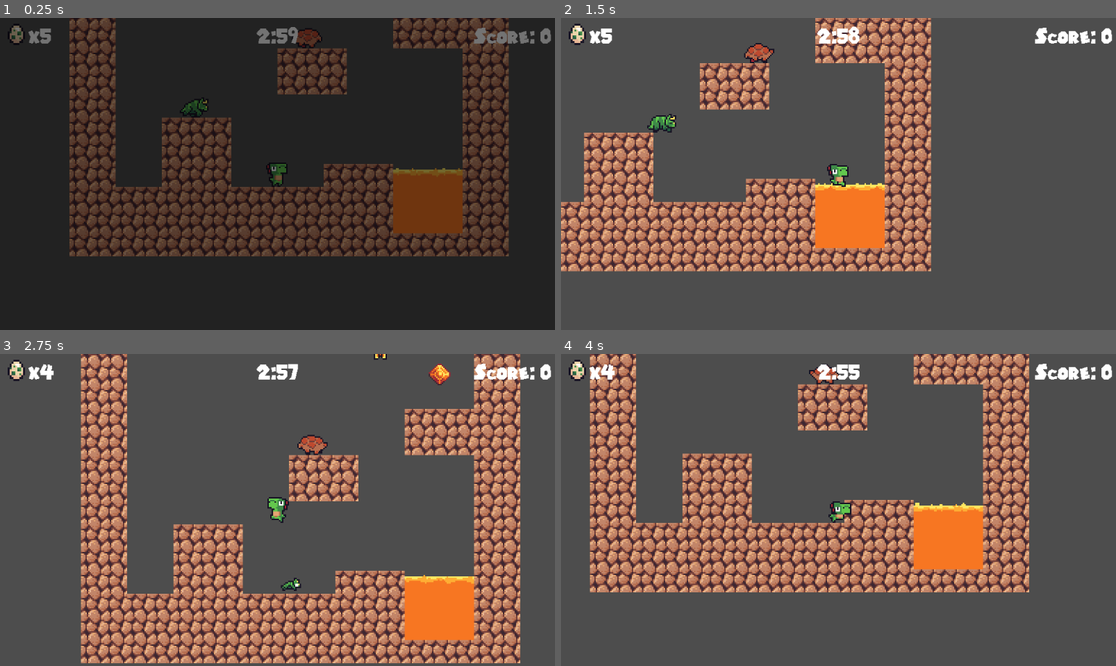
Above: before the commit, frames 1-4 (two rows, left to right).
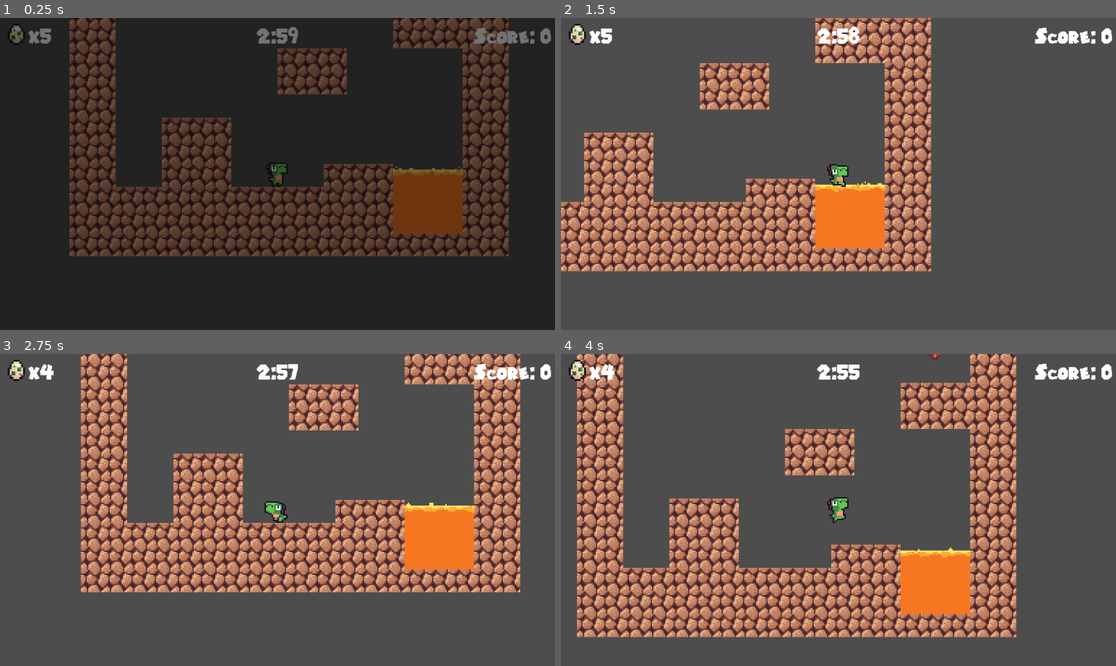
Above: after the commit, the same moments.

Repository: EcoLaec/Dino-Game
Game: Godot game, scene res://Scenes/Levels/level0.tscn
Two runs of this game, one before a commit and one after it. Both use one fixed random seed, a clock stepped at 60 frames per second and the inputs below.
Inputs:
- Up to frame 1 (0.25 s): no input
- Up to frame 2 (1.5 s): hold Shift (Sprint) 0.53-1.28 s; hold Right (Right) from 0.53 s (still down); tap Space (Jump) at 0.77 s; tap Shift (Sprint) at 1.35 s
- Up to frame 3 (2.75 s): tap Space (Jump) at 1.52 s; release Right (Right) at 2.03 s; hold A (Left) from 2.03 s (still down); hold Shift (Sprint) from 2.03 s (still down)
- Up to frame 4 (4 s): release A (Left) at 2.78 s; release Shift (Sprint) at 2.78 s; hold Right (Right) from 2.78 s (still down); tap Shift (Sprint) at 2.85 s; tap Space (Jump) at 3.02, 3.77 s; hold Shift (Sprint) from 3.53 s (still down)

The runs differ from the first frame. In frame 1, 0.4% of the frame differs, in the area x 32-84%, y 3-51%; in frame 2, 0.5%; in frame 3, 49%, in the area x 14-94%, y 0-100%; in frame 4, 45%.

Commit message:
Added Para and Pickups

Diff:
--- /dev/null
+++ b/Scenes/Enemies/para.tscn
@@ -0,0 +1,168 @@
+[gd_scene load_steps=25 format=3 uid="uid://n6pl7k3iehbp"]
+
+[ext_resource type="PackedScene" uid="uid://duymyarr3tiiu" path="res://Scenes/Enemies/enemy.tscn" id="1_80rvl"]
+[ext_resource type="Texture2D" uid="uid://dcwe80ej00t87" path="res://Textures/Enemies/Para Die.png" id="2_cbxcy"]
+[ext_resource type="Texture2D" uid="uid://cwuvjdg0kghgs" path="res://Textures/Enemies/Para Walk.png" id="3_d7ttd"]
+
+[sub_resource type="AtlasTexture" id="AtlasTexture_mynqq"]
+atlas = ExtResource("2_cbxcy")
+region = Rect2(0, 0, 24, 24)
+
+[sub_resource type="AtlasTexture" id="AtlasTexture_8yskw"]
+atlas = ExtResource("2_cbxcy")
+region = Rect2(24, 0, 24, 24)
+
+[sub_resource type="AtlasTexture" id="AtlasTexture_dgmm4"]
+atlas = ExtResource("2_cbxcy")
+region = Rect2(48, 0, 24, 24)
+
+[sub_resource type="AtlasTexture" id="AtlasTexture_kpikg"]
+atlas = ExtResource("2_cbxcy")
+region = Rect2(72, 0, 24, 24)
+
+[sub_resource type="AtlasTexture" id="AtlasTexture_w8iv3"]
+atlas = ExtResource("2_cbxcy")
+region = Rect2(96, 0, 24, 24)
+
+[sub_resource type="AtlasTexture" id="AtlasTexture_f4gyn"]
+atlas = ExtResource("2_cbxcy")
+region = Rect2(120, 0, 24, 24)
+
+[sub_resource type="AtlasTexture" id="AtlasTexture_tdaim"]
+atlas = ExtResource("2_cbxcy")
+region = Rect2(144, 0, 24, 24)
+
+[sub_resource type="AtlasTexture" id="AtlasTexture_5w2w7"]
+atlas = ExtResource("2_cbxcy")
+region = Rect2(168, 0, 24, 24)
+
+[sub_resource type="AtlasTexture" id="AtlasTexture_1jp4x"]
+atlas = ExtResource("2_cbxcy")
+region = Rect2(192, 0, 24, 24)
+
+[sub_resource type="AtlasTexture" id="AtlasTexture_24wxl"]
+atlas = ExtResource("2_cbxcy")
+region = Rect2(216, 0, 24, 24)
+
+[sub_resource type="AtlasTexture" id="AtlasTexture_2pwyh"]
+atlas = ExtResource("3_d7ttd")
+region = Rect2(0, 0, 24, 24)
+
+[sub_resource type="AtlasTexture" id="AtlasTexture_pf3ow"]
+atlas = ExtResource("3_d7ttd")
+region = Rect2(24, 0, 24, 24)
+
+[sub_resource type="AtlasTexture" id="AtlasTexture_75ctd"]
+atlas = ExtResource("3_d7ttd")
+region = Rect2(48, 0, 24, 24)
+
+[sub_resource type="AtlasTexture" id="AtlasTexture_2tdme"]
+atlas = ExtResource("3_d7ttd")
+region = Rect2(72, 0, 24, 24)
+
+[sub_resource type="AtlasTexture" id="AtlasTexture_0bmlm"]
+atlas = ExtResource("3_d7ttd")
+region = Rect2(96, 0, 24, 24)
+
+[sub_resource type="AtlasTexture" id="AtlasTexture_h5bi1"]
+atlas = ExtResource("3_d7ttd")
+region = Rect2(120, 0, 24, 24)
+
+[sub_resource type="AtlasTexture" id="AtlasTexture_nv6cm"]
+atlas = ExtResource("3_d7ttd")
+region = Rect2(144, 0, 24, 24)
+
+[sub_resource type="AtlasTexture" id="AtlasTexture_tc0ed"]
+atlas = ExtResource("3_d7ttd")
+region = Rect2(168, 0, 24, 24)
+
+[sub_resource type="SpriteFrames" id="SpriteFrames_a3nsp"]
+animations = [{
+"frames": [{
+"duration": 1.0,
+"texture": SubResource("AtlasTexture_mynqq")
+}, {
+"duration": 1.0,
+"texture": SubResource("AtlasTexture_8yskw")
+}, {
+"duration": 1.0,
+"texture": SubResource("AtlasTexture_dgmm4")
+}, {
+"duration": 1.0,
+"texture": SubResource("AtlasTexture_kpikg")
+}, {
+"duration": 1.0,
+"texture": SubResource("AtlasTexture_w8iv3")
+}, {
+"duration": 1.0,
+"texture": SubResource("AtlasTexture_f4gyn")
+}, {
+"duration": 1.0,
+"texture": SubResource("AtlasTexture_tdaim")
+}, {
+"duration": 1.0,
+"texture": SubResource("AtlasTexture_5w2w7")
+}, {
+"duration": 1.0,
+"texture": SubResource("AtlasTexture_1jp4x")
+}, {
+"duration": 1.0,
+"texture": SubResource("AtlasTexture_24wxl")
+}],
+"loop": false,
+"name": &"death",
+"speed": 12.0
+}, {
+"frames": [{
+"duration": 1.0,
+"texture": SubResource("AtlasTexture_2pwyh")
+}, {
+"duration": 1.0,
+"texture": SubResource("AtlasTexture_pf3ow")
+}, {
+"duration": 1.0,
+"texture": SubResource("AtlasTexture_75ctd")
+}, {
+"duration": 1.0,
+"texture": SubResource("AtlasTexture_2tdme")
+}, {
+"duration": 1.0,
+"texture": SubResource("AtlasTexture_0bmlm")
+}, {
+"duration": 1.0,
+"texture": SubResource("AtlasTexture_h5bi1")
+}, {
+"duration": 1.0,
+"texture": SubResource("AtlasTexture_nv6cm")
+}, {
+"duration": 1.0,
+"texture": SubResource("AtlasTexture_tc0ed")
+}],
+"loop": true,
+"name": &"move",
+"speed": 6.0
+}]
+
+[sub_resource type="RectangleShape2D" id="RectangleShape2D_suw0i"]
+size = Vector2(20, 15)
+
+[sub_resource type="RectangleShape2D" id="RectangleShape2D_b5squ"]
+size = Vector2(4, 4)
+
+[node name="Para" instance=ExtResource("1_80rvl")]
+speed = 20.0
+
+[node name="AnimatedSprite2D" parent="." index="0"]
+sprite_frames = SubResource("SpriteFrames_a3nsp")
+animation = &"move"
+autoplay = "move"
+frame = 1
+frame_progress = 0.701527
+
+[node name="CollisionShape2D" parent="." index="1"]
+position = Vector2(0, 1.5)
+shape = SubResource("RectangleShape2D_suw0i")
+
+[node name="CollisionShape2D" parent="EdgeDetector" index="0"]
+position = Vector2(8, 11)
+shape = SubResource("RectangleShape2D_b5squ")
--- a/Scenes/Levels/level0.tscn
+++ b/Scenes/Levels/level0.tscn
@@ -1,10 +1,7 @@
-[gd_scene load_steps=7 format=3 uid="uid://cixu4p8fh3t5e"]
+[gd_scene load_steps=4 format=3 uid="uid://cixu4p8fh3t5e"]
 
 [ext_resource type="PackedScene" uid="uid://c4r18ti01e1b4" path="res://Scenes/Levels/world.tscn" id="1_tq3g6"]
 [ext_resource type="PackedScene" uid="uid://b2js8fp0tklxr" path="res://Scenes/Levels/level1.tscn" id="2_1snw7"]
-[ext_resource type="PackedScene" uid="uid://7at2mbjbdsnb" path="res://Scenes/Enemies/trike.tscn" id="3_85tdt"]
-[ext_resource type="PackedScene" uid="uid://cnh6ddwhlbey3" path="res://Scenes/Enemies/ptero.tscn" id="3_vw6f4"]
-[ext_resource type="PackedScene" uid="uid://cwlcpsqwjccsd" path="res://Scenes/Enemies/anklyo.tscn" id="5_1cm6w"]
 
 [sub_resource type="RectangleShape2D" id="RectangleShape2D_4dep2"]
 size = Vector2(768, 32)
@@ -24,12 +21,3 @@
 
 [node name="Amber" parent="." index="4"]
 position = Vector2(104, -136)
-
-[node name="Trike" parent="." index="7" instance=ExtResource("3_85tdt")]
-position = Vector2(-64, -48)
-
-[node name="Ptero" parent="." index="8" instance=ExtResource("3_vw6f4")]
-position = Vector2(40, -152)
-
-[node name="Enemy" parent="." index="9" instance=ExtResource("5_1cm6w")]
-position = Vector2(16, -96)
--- /dev/null
+++ b/Scenes/Pickups/jade.tscn
@@ -0,0 +1,74 @@
+[gd_scene load_steps=12 format=3 uid="uid://clccxl6duttvy"]
+
+[ext_resource type="PackedScene" uid="uid://b3aoivp5rri5u" path="res://Scenes/Pickups/pickup.tscn" id="1_6kgho"]
+[ext_resource type="Texture2D" uid="uid://dyuj5ut3eaypl" path="res://Textures/Pickups/Jade.png" id="2_v53xl"]
+
+[sub_resource type="CircleShape2D" id="CircleShape2D_1foao"]
+radius = 6.0
+
+[sub_resource type="AtlasTexture" id="AtlasTexture_51qcg"]
+atlas = ExtResource("2_v53xl")
+region = Rect2(0, 0, 9, 9)
+
+[sub_resource type="AtlasTexture" id="AtlasTexture_qup0c"]
+atlas = ExtResource("2_v53xl")
+region = Rect2(9, 0, 9, 9)
+
+[sub_resource type="AtlasTexture" id="AtlasTexture_csfvn"]
+atlas = ExtResource("2_v53xl")
+region = Rect2(18, 0, 9, 9)
+
+[sub_resource type="AtlasTexture" id="AtlasTexture_804pa"]
+atlas = ExtResource("2_v53xl")
+region = Rect2(27, 0, 9, 9)
+
+[sub_resource type="AtlasTexture" id="AtlasTexture_v4dd0"]
+atlas = ExtResource("2_v53xl")
+region = Rect2(36, 0, 9, 9)
+
+[sub_resource type="AtlasTexture" id="AtlasTexture_y7830"]
+atlas = ExtResource("2_v53xl")
+region = Rect2(45, 0, 9, 9)
+
+[sub_resource type="AtlasTexture" id="AtlasTexture_t2fhg"]
+atlas = ExtResource("2_v53xl")
+region = Rect2(54, 0, 9, 9)
+
+[sub_resource type="SpriteFrames" id="SpriteFrames_d3wx4"]
+animations = [{
+"frames": [{
+"duration": 50.0,
+"texture": SubResource("AtlasTexture_51qcg")
+}, {
+"duration": 1.0,
+"texture": SubResource("AtlasTexture_qup0c")
+}, {
+"duration": 1.0,
+"texture": SubResource("AtlasTexture_csfvn")
+}, {
+"duration": 1.0,
+"texture": SubResource("AtlasTexture_804pa")
+}, {
+"duration": 1.0,
+"texture": SubResource("AtlasTexture_v4dd0")
+}, {
+"duration": 1.0,
+"texture": SubResource("AtlasTexture_y7830")
+}, {
+"duration": 1.0,
+"texture": SubResource("AtlasTexture_t2fhg")
+}],
+"loop": true,
+"name": &"default",
+"speed": 12.0
+}]
+
+[node name="Jade" instance=ExtResource("1_6kgho")]
+
+[node name="CollisionShape2D" parent="." index="0"]
+shape = SubResource("CircleShape2D_1foao")
+
+[node name="AnimatedSprite2D" parent="." index="1"]
+sprite_frames = SubResource("SpriteFrames_d3wx4")
+autoplay = "default"
+frame_progress = 0.0179838
--- /dev/null
+++ b/Scenes/Pickups/pearl.tscn
@@ -0,0 +1,75 @@
+[gd_scene load_steps=12 format=3 uid="uid://cpjtge3gh8ynl"]
+
+[ext_resource type="PackedScene" uid="uid://b3aoivp5rri5u" path="res://Scenes/Pickups/pickup.tscn" id="1_fgwhf"]
+[ext_resource type="Texture2D" uid="uid://bgh3d8hc8qt4b" path="res://Textures/Pickups/Pearl.png" id="2_pay0a"]
+
+[sub_resource type="CircleShape2D" id="CircleShape2D_mtlo5"]
+radius = 6.08276
+
+[sub_resource type="AtlasTexture" id="AtlasTexture_37jwp"]
+atlas = ExtResource("2_pay0a")
+region = Rect2(0, 0, 11, 11)
+
+[sub_resource type="AtlasTexture" id="AtlasTexture_g1ebo"]
+atlas = ExtResource("2_pay0a")
+region = Rect2(11, 0, 11, 11)
+
+[sub_resource type="AtlasTexture" id="AtlasTexture_imapg"]
+atlas = ExtResource("2_pay0a")
+region = Rect2(22, 0, 11, 11)
+
+[sub_resource type="AtlasTexture" id="AtlasTexture_36ge3"]
+atlas = ExtResource("2_pay0a")
+region = Rect2(33, 0, 11, 11)
+
+[sub_resource type="AtlasTexture" id="AtlasTexture_728wb"]
+atlas = ExtResource("2_pay0a")
+region = Rect2(44, 0, 11, 11)
+
+[sub_resource type="AtlasTexture" id="AtlasTexture_el8ga"]
+atlas = ExtResource("2_pay0a")
+region = Rect2(55, 0, 11, 11)
+
+[sub_resource type="AtlasTexture" id="AtlasTexture_dj60t"]
+atlas = ExtResource("2_pay0a")
+region = Rect2(66, 0, 11, 11)
+
+[sub_resource type="SpriteFrames" id="SpriteFrames_3kp2k"]
+animations = [{
+"frames": [{
+"duration": 40.0,
+"texture": SubResource("AtlasTexture_37jwp")
+}, {
+"duration": 1.0,
+"texture": SubResource("AtlasTexture_g1ebo")
+}, {
+"duration": 1.0,
+"texture": SubResource("AtlasTexture_imapg")
+}, {
+"duration": 1.0,
+"texture": SubResource("AtlasTexture_36ge3")
+}, {
+"duration": 1.0,
+"texture": SubResource("AtlasTexture_728wb")
+}, {
+"duration": 1.0,
+"texture": SubResource("AtlasTexture_el8ga")
+}, {
+"duration": 1.0,
+"texture": SubResource("AtlasTexture_dj60t")
+}],
+"loop": true,
+"name": &"default",
+"speed": 12.0
+}]
+
+[node name="Pearl" instance=ExtResource("1_fgwhf")]
+points = 500
+
+[node name="CollisionShape2D" parent="." index="0"]
+shape = SubResource("CircleShape2D_mtlo5")
+
+[node name="AnimatedSprite2D" parent="." index="1"]
+sprite_frames = SubResource("SpriteFrames_3kp2k")
+autoplay = "default"
+frame_progress = 0.60841
--- a/Scripts/Enemy.gd
+++ b/Scripts/Enemy.gd
@@ -29,7 +29,11 @@
 	sprite.stop()
 	sprite.play("death")
 	await sprite.animation_finished
-	queue_free()
+	if invincible:
+		is_moving = true
+		sprite.play("move")
+	else:
+		queue_free()
 
 func disable_collision():
 	shape.disabled = true
Binary file added: Textures/Enemies/Para Die.png
Not shown, added: Textures/Enemies/Para Die.png.import
Binary file added: Textures/Enemies/Para Walk.png
Not shown, added: Textures/Enemies/Para Walk.png.import
Binary file added: Textures/Pickups/Jade.png
Not shown, added: Textures/Pickups/Jade.png.import
Binary file added: Textures/Pickups/Pearl.png
Not shown, added: Textures/Pickups/Pearl.png.import
